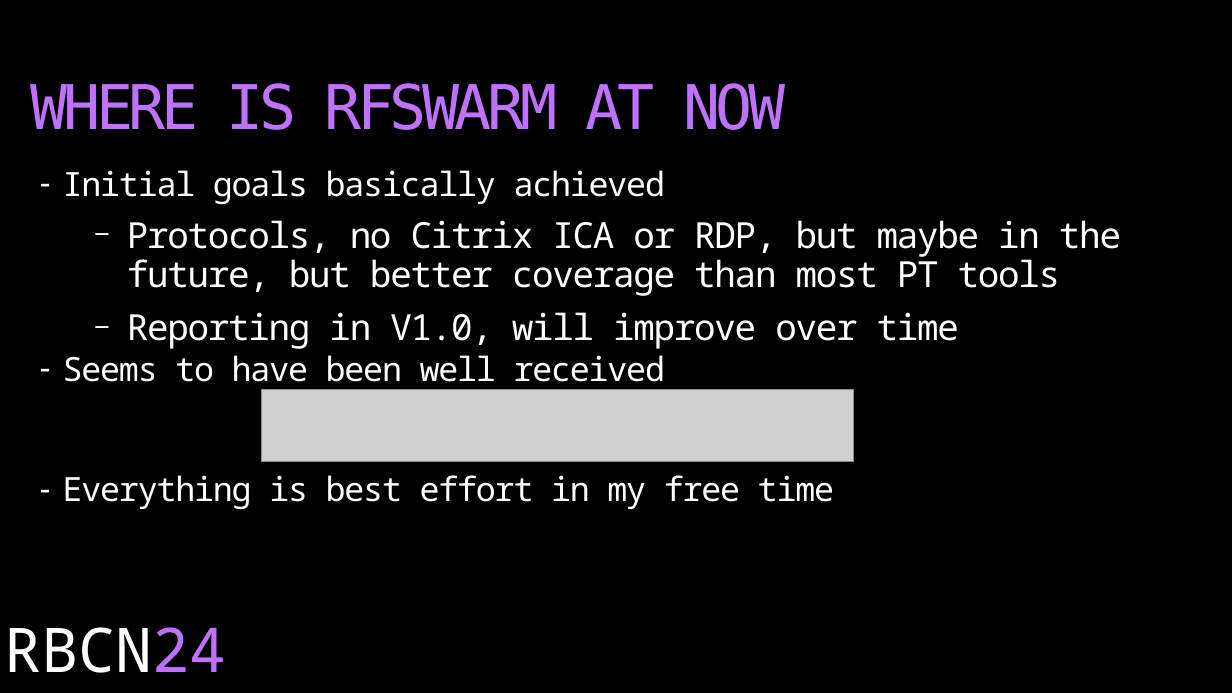
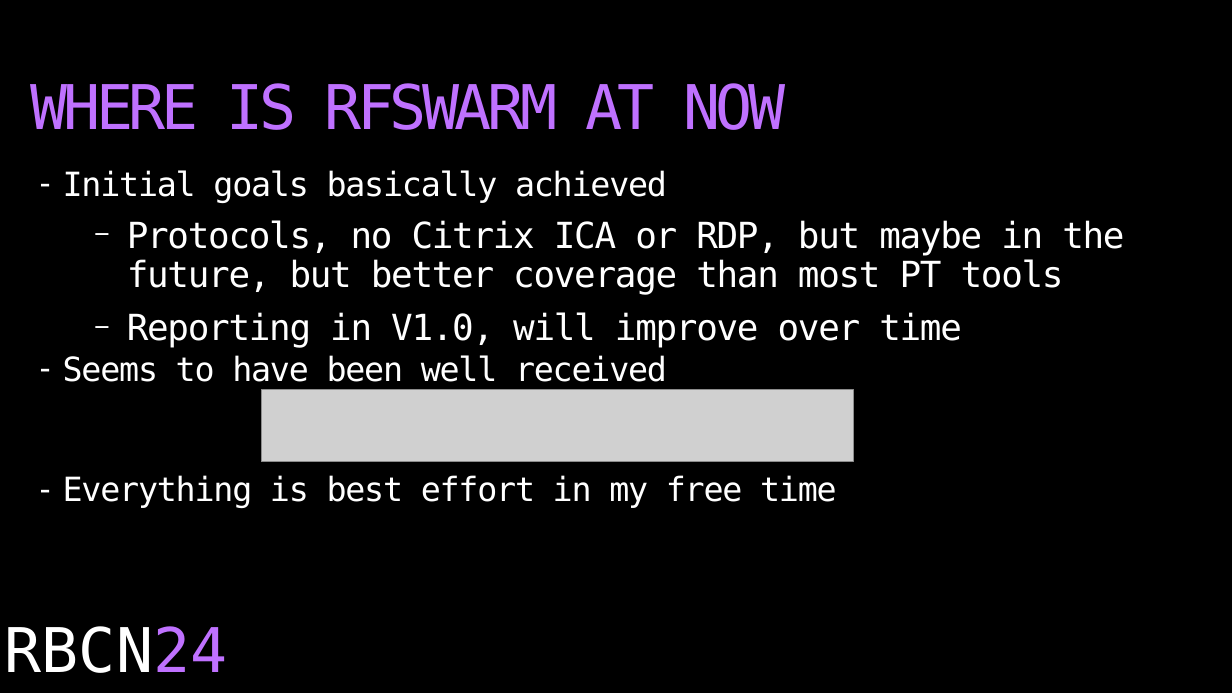
Before and after one commit to damies13/robocon2024-talk, a slide deck: slide 7 of Robocon2024-RFSwarm-Talk.odp. Drawn at 1232x693 pixels with LibreOffice and Linux fonts; fonts in the diff are those of the drawing; grey boxes stand for pictures. Boxes give left, top, right and bottom in pixels: in the first picture for what was removed or moved away, otherwise in the second. Text is boxed around its words. In the diff, an @@ line names an element or a change of style, - is before the commit and + after.

```diff
--- a/Robocon2024-RFSwarm-Talk.odp
+++ b/Robocon2024-RFSwarm-Talk.odp
@@ text "Initial goals basically achieved" at [63,170,1124,508]: font Noto Sans Mono to DejaVu Sans Mono @@
@@ text "RBCN24" at [5,626,227,673]: font Noto Sans Mono to DejaVu Sans Mono @@
```
Also in this commit, not shown: 8 other slides changed, 1 slide added, 1 slide removed, 2 other files.
